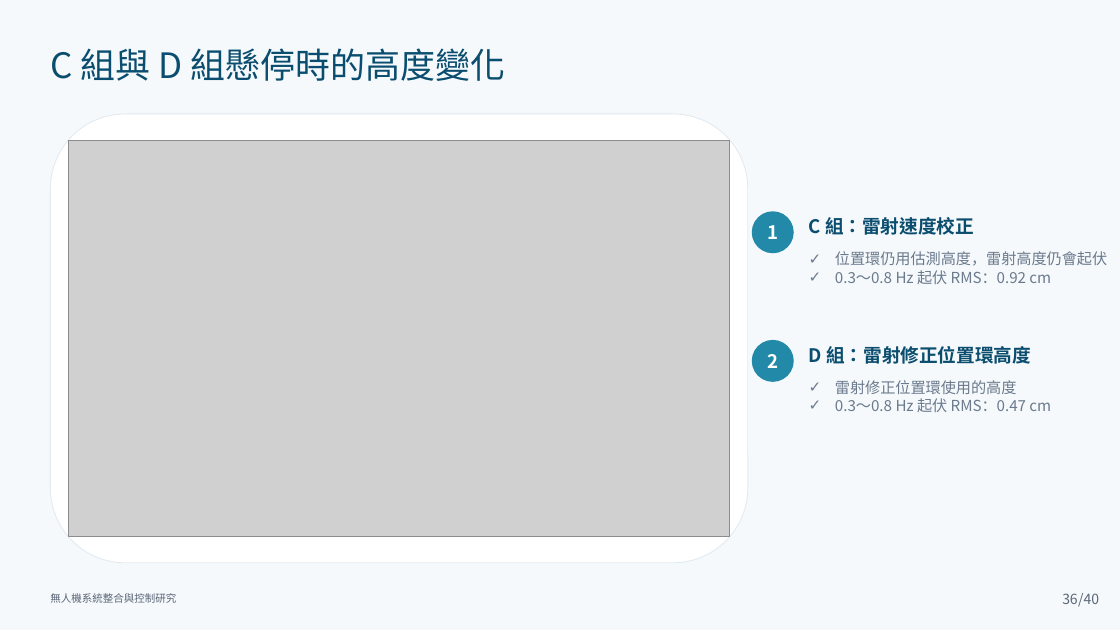
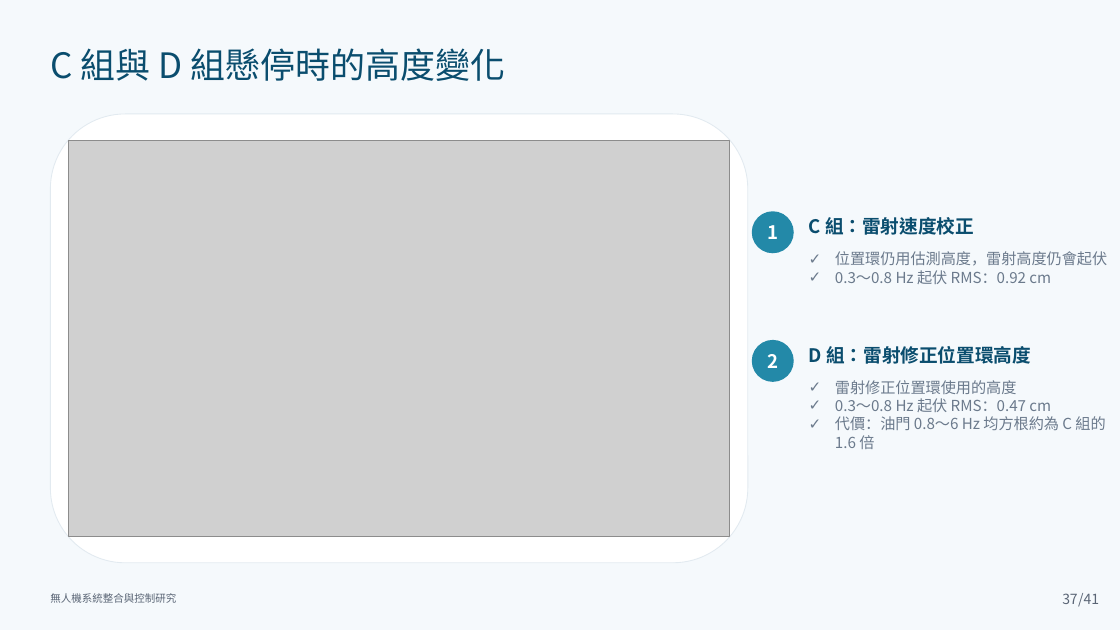
Before and after one commit to lingken1028/-, a slide deck: slide 37 of 無人機系統整合與控制研究_口試簡報 2.pptx (slide 36 before the commit). Drawn at 1120x630 pixels with LibreOffice and Linux fonts; fonts in the diff are those of the drawing; grey boxes stand for pictures. Boxes give left, top, right and bottom in pixels: in the first picture for what was removed or moved away, otherwise in the second. Text is boxed around its words. In the diff, an @@ line names an element or a change of style, - is before the commit and + after.

```diff
--- a/無人機系統整合與控制研究_口試簡報 2.pptx
+++ b/無人機系統整合與控制研究_口試簡報 2.pptx
@@ text at <box>835,416,1105,449</box>: paragraph added @@
+✓ 代價：油門 0.8～6 Hz 均方根約為 C 組的 1.6 倍
@@ page number at <box>1062,593,1078,604</box>: text changed @@
-36
+37
@@ text at <box>1078,593,1099,607</box>: text changed @@
-/40
+/41
```
Also in this commit, not shown: 82 other slides changed, 2 slides added.
